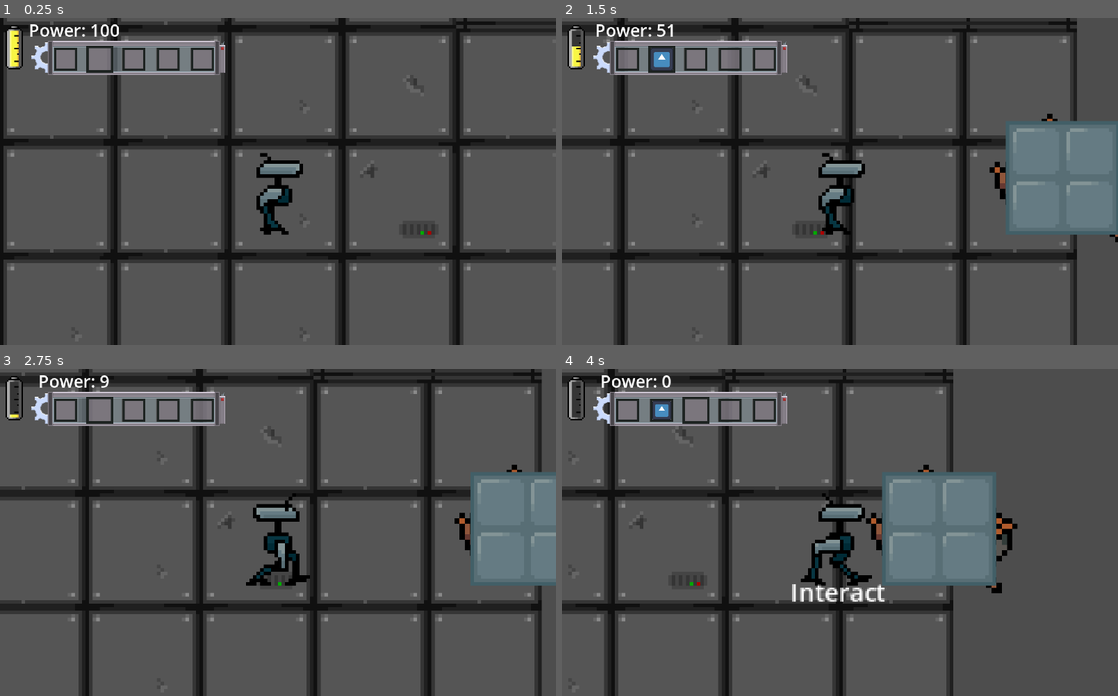
Above: before the commit, frames 1-4 (two rows, left to right).
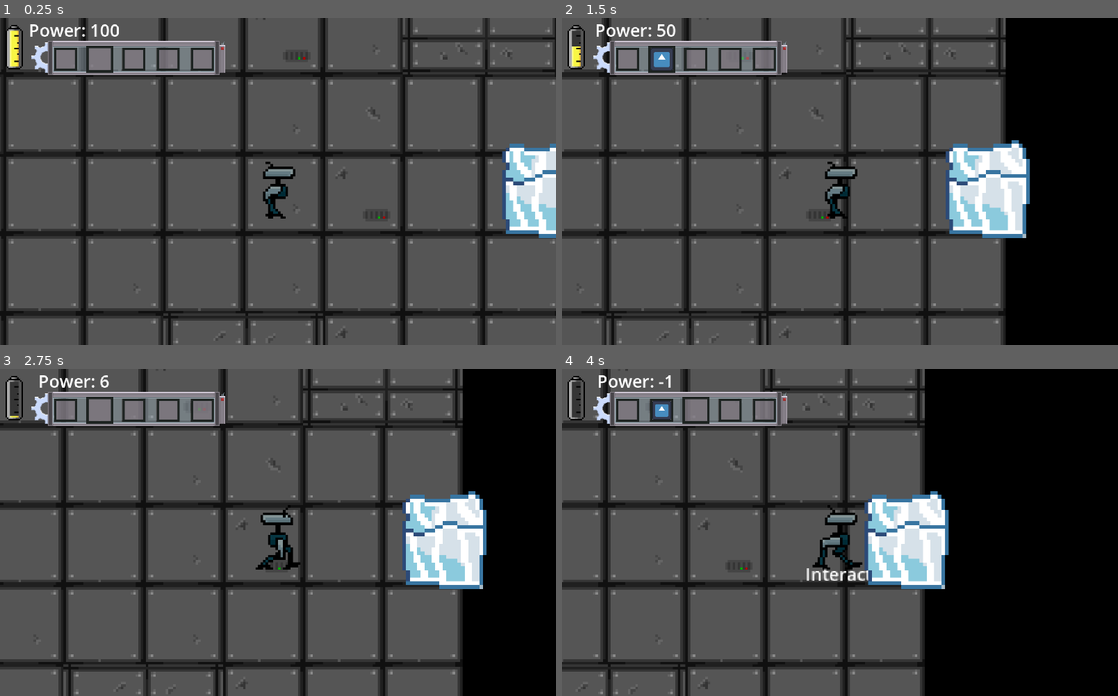
Above: after the commit, the same moments.

Repository: caterbob/ASLJA-OGPC-2025
Game: Godot game, scene res://Scenes/world.tscn
Same seed, same stepped clock (60 frames per second), same inputs: the game is played once before the commit and once after it. The engine's default icon, where the game draws it, is replaced by a stand-in: a white triangle on a blue panel in a dark square.
Inputs (mouse positions are in pixels of both pictures, inside the frame that each line leads up to):
- Up to frame 1 (0.25 s): no input
- Up to frame 2 (1.5 s): tap Enter (ui_accept) at 0.5, 0.77 s; move the mouse to (962, 165) at 0.52 s; hold I 0.53-1.28 s; hold Right (ui_right) from 0.53 s (still down); tap E (interact) at 0.6 s; move the mouse to (728, 197) at 1.27 s; tap I at 1.35 s
- Up to frame 3 (2.75 s): tap Enter (ui_accept) at 1.52 s; tap E (interact) at 1.55 s; move the mouse to (333, 460) at 2.02 s; release Right (ui_right) at 2.03 s; hold Left (ui_left) from 2.03 s (still down); hold I from 2.03 s (still down); tap Q (drop) at 2.1 s
- Up to frame 4 (4 s): move the mouse to (812, 597) at 2.77 s; release Left (ui_left) at 2.78 s; release I at 2.78 s; hold Right (ui_right) from 2.78 s (still down); tap E (interact) at 2.85 s; tap Enter (ui_accept) at 3.02, 3.77 s; move the mouse to (1006, 581) at 3.52 s; hold I from 3.53 s (still down); tap Mouse wheel down (scroll_down) at 3.6 s

The runs differ from the first frame. In frame 1, 42% of the frame differs, in the area x 0-100%, y 0-100%; in frame 2, 52%; in frame 3, 52%; in frame 4, 61%.

Commit message:
Collision, ice, and colors

Diff:
--- /dev/null
+++ b/the-game/Scenes/ice_wall.tscn
@@ -0,0 +1,35 @@
+[gd_scene load_steps=5 format=3 uid="uid://sx4qf6du01hu"]
+
+[ext_resource type="Texture2D" uid="uid://ca48lp2um18u4" path="res://Sprites/Ice Wall.png" id="1_c87eq"]
+[ext_resource type="Script" path="res://Scripts/area_2d.gd" id="2_wtqhy"]
+
+[sub_resource type="RectangleShape2D" id="RectangleShape2D_ls1jp"]
+size = Vector2(33.7131, 38.1163)
+
+[sub_resource type="RectangleShape2D" id="RectangleShape2D_j3jrf"]
+size = Vector2(53, 54)
+
+[node name="Ice Wall" type="StaticBody2D"]
+
+[node name="scrapSprite" type="Sprite2D" parent="."]
+light_mask = 4
+visibility_layer = 4
+rotation = -3.14159
+scale = Vector2(1.46607, -1.51058)
+texture = ExtResource("1_c87eq")
+
+[node name="CollisionShape2D" type="CollisionShape2D" parent="."]
+position = Vector2(0.895502, 2.94798)
+scale = Vector2(1.00231, 0.99422)
+shape = SubResource("RectangleShape2D_ls1jp")
+
+[node name="interactArea" type="Area2D" parent="."]
+position = Vector2(-5, 23)
+script = ExtResource("2_wtqhy")
+
+[node name="area" type="CollisionShape2D" parent="interactArea"]
+position = Vector2(6, -19)
+shape = SubResource("RectangleShape2D_j3jrf")
+
+[connection signal="body_entered" from="interactArea" to="interactArea" method="_on_body_entered"]
+[connection signal="body_exited" from="interactArea" to="interactArea" method="_on_body_exited"]
--- a/the-game/Scenes/player.tscn
+++ b/the-game/Scenes/player.tscn
@@ -7,7 +7,7 @@
 [ext_resource type="Texture2D" uid="uid://cd3w6vc8advga" path="res://Sprites/Robot Facing Backwards-Sheet.png" id="5_2o7pp"]
 
 [sub_resource type="RectangleShape2D" id="RectangleShape2D_ehbw5"]
-size = Vector2(20, 26)
+size = Vector2(20, 25)
 
 [sub_resource type="AtlasTexture" id="AtlasTexture_dyma6"]
 atlas = ExtResource("2_hjmid")
@@ -148,6 +148,7 @@
 script = ExtResource("1_uvisj")
 
 [node name="CollisionShape2D" type="CollisionShape2D" parent="."]
+position = Vector2(0, 3.5)
 shape = SubResource("RectangleShape2D_ehbw5")
 
 [node name="AnimatedSprite2D" type="AnimatedSprite2D" parent="."]
@@ -155,7 +156,7 @@
 animation = &"walkRight"
 
 [node name="Camera2D" type="Camera2D" parent="."]
-zoom = Vector2(5, 5)
+zoom = Vector2(3.5, 3.5)
 limit_left = -1410065408
 limit_top = -1410065408
 limit_right = 1410065408
--- a/the-game/Scenes/world.tscn
+++ b/the-game/Scenes/world.tscn
@@ -12,6 +12,7 @@
 [ext_resource type="Texture2D" uid="uid://cfk5iocr3q32h" path="res://Sprites/Floor Tiles- Indoors-4-export.png" id="7_ywop7"]
 [ext_resource type="PackedScene" uid="uid://c1jiilwcrilnd" path="res://Scenes/scrap_pile.tscn" id="8_hanjd"]
 [ext_resource type="PackedScene" uid="uid://cf0icd87anad8" path="res://Scenes/interaction_field.tscn" id="12_gieu5"]
+[ext_resource type="PackedScene" uid="uid://sx4qf6du01hu" path="res://Scenes/ice_wall.tscn" id="13_t2oxt"]
 
 [sub_resource type="TileSetAtlasSource" id="TileSetAtlasSource_8dxh4"]
 texture = ExtResource("2_k1oxr")
@@ -833,6 +834,18 @@
 sources/4 = SubResource("TileSetAtlasSource_g78rn")
 sources/5 = SubResource("TileSetAtlasSource_e7mws")
 
+[sub_resource type="WorldBoundaryShape2D" id="WorldBoundaryShape2D_d1daa"]
+distance = 0.999969
+
+[sub_resource type="WorldBoundaryShape2D" id="WorldBoundaryShape2D_b0m02"]
+normal = Vector2(1, 0)
+
+[sub_resource type="WorldBoundaryShape2D" id="WorldBoundaryShape2D_j10xq"]
+normal = Vector2(0, 1)
+
+[sub_resource type="WorldBoundaryShape2D" id="WorldBoundaryShape2D_72o66"]
+normal = Vector2(-1, 0)
+
 [node name="World" type="Node2D"]
 script = ExtResource("1_x48rk")
 
@@ -862,8 +875,24 @@
 [node name="Interaction field" parent="." instance=ExtResource("12_gieu5")]
 position = Vector2(165, 270)
 
-[node name="Ice Wall" parent="." instance=ExtResource("8_hanjd")]
-position = Vector2(572, 106)
-
-[node name="Sprite2D" type="Sprite2D" parent="Ice Wall"]
-texture = ExtResource("2_k1oxr")
+[node name="Ice Wall" parent="." instance=ExtResource("13_t2oxt")]
+position = Vector2(568, 107)
+
+[node name="World Boundary" type="StaticBody2D" parent="."]
+
+[node name="Bottom Limit" type="CollisionShape2D" parent="World Boundary"]
+position = Vector2(267, 225)
+rotation = 0.00438012
+shape = SubResource("WorldBoundaryShape2D_d1daa")
+
+[node name="Left Limit" type="CollisionShape2D" parent="World Boundary"]
+position = Vector2(0, 109)
+shape = SubResource("WorldBoundaryShape2D_b0m02")
+
+[node name="Top Limit" type="CollisionShape2D" parent="World Boundary"]
+position = Vector2(280, -2)
+shape = SubResource("WorldBoundaryShape2D_j10xq")
+
+[node name="Right Limit" type="CollisionShape2D" parent="World Boundary"]
+position = Vector2(577, 102)
+shape = SubResource("WorldBoundaryShape2D_72o66")
--- a/the-game/Scripts/battery.gd
+++ b/the-game/Scripts/battery.gd
@@ -11,11 +11,15 @@
 
 # Called every frame. 'delta' is the elapsed time since the previous frame.
 func _process(delta: float) -> void:
+	var direction := Input.get_axis("ui_left", "ui_right")
+	var direction2 := Input.get_axis("ui_up", "ui_down")
+	if abs(direction) > 0 or abs(direction2) > 0:
+		deplete_battery(.025)
 	if Input.is_key_pressed(KEY_I):
-		deplete_battery()
+		deplete_battery(1)
 
-func deplete_battery() -> void:
+func deplete_battery(amount) -> void:
 	if batteryLevel > 0:
-		batteryLevel -= 1
-		$batteryText.text = "Power: " + str(batteryLevel)
+		batteryLevel -= amount
+		$batteryText.text = "Power: " + str(round(batteryLevel))
 		$batteryLevel.frame = int(28 - batteryLevel/(100/28))
--- a/the-game/Scripts/player.gd
+++ b/the-game/Scripts/player.gd
@@ -5,18 +5,20 @@
 
 @onready var animation = $AnimatedSprite2D
 
-
+var battery
 
 func _physics_process(delta: float) -> void:
+	pass
 	# Add the gravity.
 
-
+func _ready() -> void:
+	battery = get_node("/root/World/Battery")
 
 
 	# Get the input direction and handle the movement/deceleration.
 	# As good practice, you should replace UI actions with custom gameplay actions.
 
-
+func _process(delta: float) -> void:
 	var direction := Input.get_axis("ui_left", "ui_right")
 	var direction2 := Input.get_axis("ui_up", "ui_down")
 	if direction and direction2:
--- a/the-game/Scripts/world.gd
+++ b/the-game/Scripts/world.gd
@@ -3,7 +3,7 @@
 
 # Called when the node enters the scene tree for the first time.
 func _ready() -> void:
-	pass # Replace with function body.
+	pass
 
 
 # Called every frame. 'delta' is the elapsed time since the previous frame.
--- a/the-game/project.godot
+++ b/the-game/project.godot
@@ -49,3 +49,4 @@
 [rendering]
 
 textures/canvas_textures/default_texture_filter=0
+environment/defaults/default_clear_color=Color(0, 0, 0, 1)
Not shown: 1 places in the-game/Scenes/world.tscn that only renumber resources
Binary file added: the-game/Sprites/Ice Wall.png
Not shown, added: the-game/Sprites/Ice Wall.png.import
